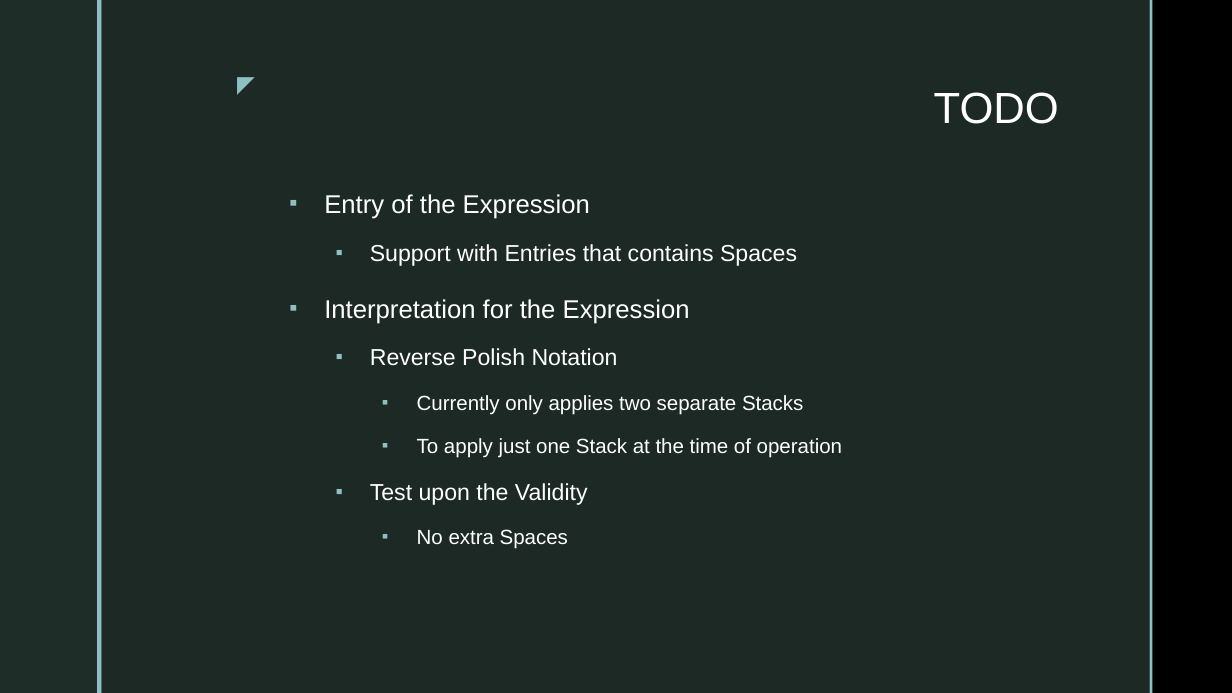
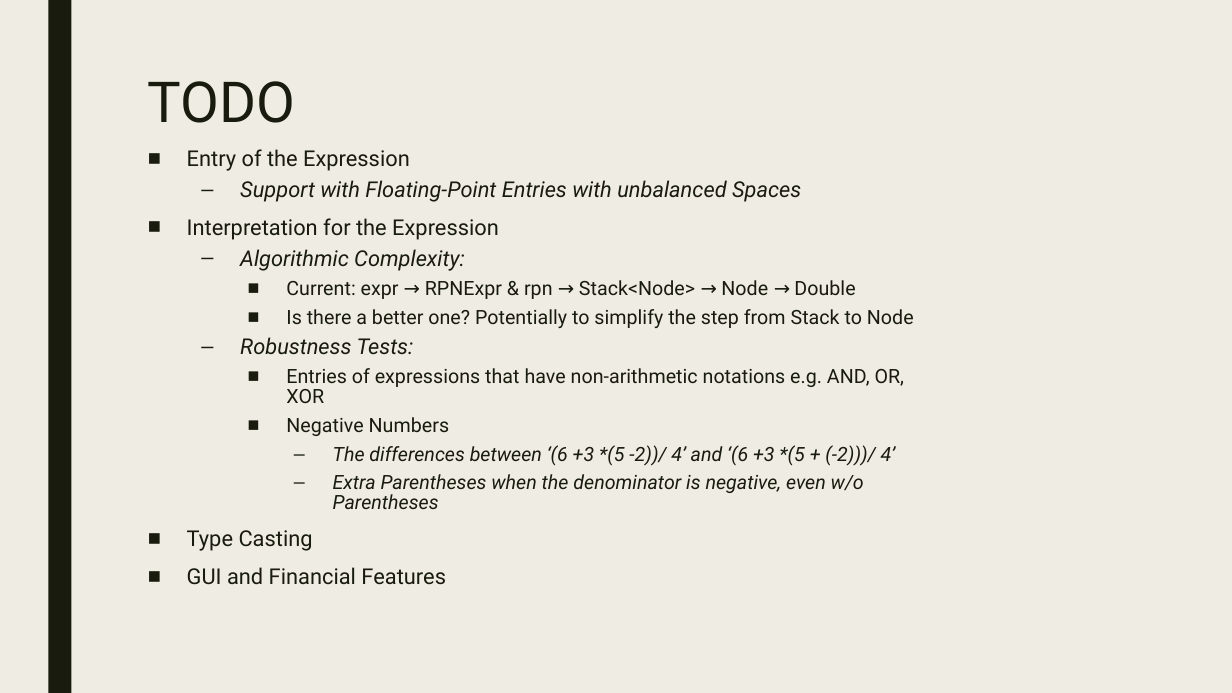
Before and after one commit to ZhongQiyu/sp23-cs608-midterm, a slide deck: slide 8 of CS608 Group 1 Midterm Presentation.pptx. Drawn at 1232x693 pixels with LibreOffice and Linux fonts; fonts in the diff are those of the drawing; background and template pictures are left out. Boxes give left, top, right and bottom in pixels: in the first picture for what was removed or moved away, otherwise in the second. Text is boxed around its words. In the diff, an @@ line names an element or a change of style, - is before the commit and + after.

```diff
--- a/CS608 Group 1 Midterm Presentation.pptx
+++ b/CS608 Group 1 Midterm Presentation.pptx
@@ background picture (left out) to #EFEDE3 @@
@@ rectangle: place and size @@
-rectangle at bbox=[0, 0, 97, 693]
+rectangle at bbox=[48, 0, 71, 693]
@@ rectangle at bbox=[48, 0, 71, 693]: fill #1F2D29 to #191B0E @@
@@ rectangle removed at bbox=[97, 0, 102, 693] @@
@@ rectangle removed at bbox=[102, 0, 1150, 693] @@
@@ rectangle removed at bbox=[1150, 0, 1153, 693] @@
@@ title "TODO": place and size @@
-title "TODO" at bbox=[934, 92, 1059, 124]
+title "TODO" at bbox=[148, 81, 296, 123]
@@ title "TODO" at bbox=[148, 81, 296, 123]: size 34 to 44 pt, font Arial to Roboto, text colour #FFFFFF to #191B0E; alignment right to left; line spacing 0.9 to 0.89 @@
@@ text removed at bbox=[222, 65, 263, 102] @@
-◤
@@ text "Entry of the Expression": place and size @@
-text "Entry of the Expression" at bbox=[324, 194, 842, 549]
+text "Entry of the Expression" at bbox=[187, 149, 914, 585]
@@ text "Entry of the Expression" at bbox=[187, 149, 914, 585]: vertical alignment middle to top @@
@@ text at bbox=[187, 149, 499, 240]: size 20 to 17 pt, font Arial to Roboto, text colour #FFFFFF to #191B0E in "Entry of the Expression", "Interpretation for the Expression"; bullet ▪ to ■; line spacing 1.2 to 0.84; less space between paragraphs @@
@@ text at bbox=[240, 180, 801, 202]: text changed; size 18 to 17 pt; font Arial to Roboto; text colour #FFFFFF to #191B0E; italic on @@
-  ▪ Support with Entries that contains Spaces
+  – Support with Floating-Point Entries with unbalanced Spaces
@@ text at bbox=[187, 249, 914, 585]: text changed; size 16 to 15.3 pt; font Arial to Roboto; text colour #FFFFFF to #191B0E @@
-  ▪ Reverse Polish Notation
-    ▪ Currently only applies two separate Stacks
-    ▪ To apply just one Stack at the time of operation
-  ▪ Test upon the Validity
-    ▪ No extra Spaces
+  – Algorithmic Complexity:
+    ■ Current: expr → RPNExpr & rpn → Stack<Node> → Node → Double
+    ■ Is there a better one? Potentially to simplify the step from Stack to Node
+  – Robustness Tests:
+    ■ Entries of expressions that have non-arithmetic notations e.g. AND, OR, XOR
+    ■ Negative Numbers
+      – The differences between ‘(6 +3 *(5 -2))/ 4’ and ‘(6 +3 *(5 + (-2)))/ 4’
+      – Extra Parentheses when the denominator is negative, even w/o Parentheses
+■ Type Casting
+■ GUI and Financial Features
```
Also in this commit, not shown: 7 other slides changed, 1 slide added, 1 slide removed.
